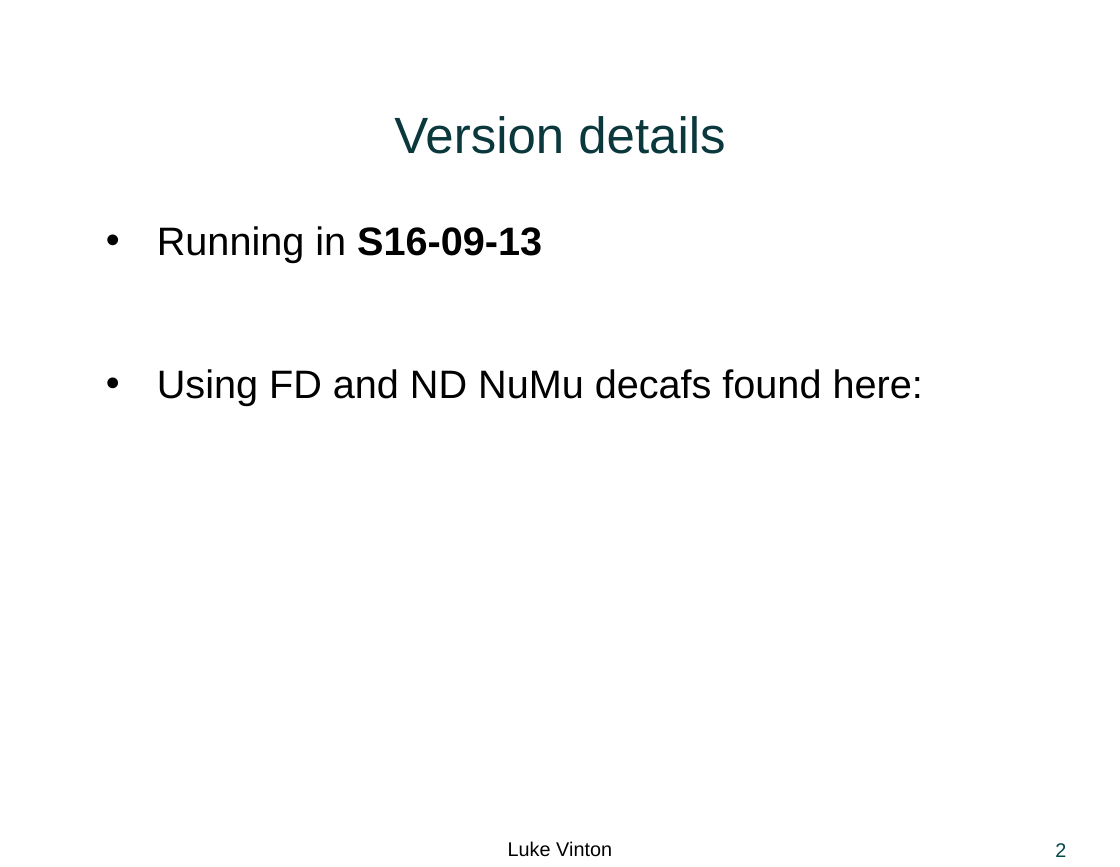
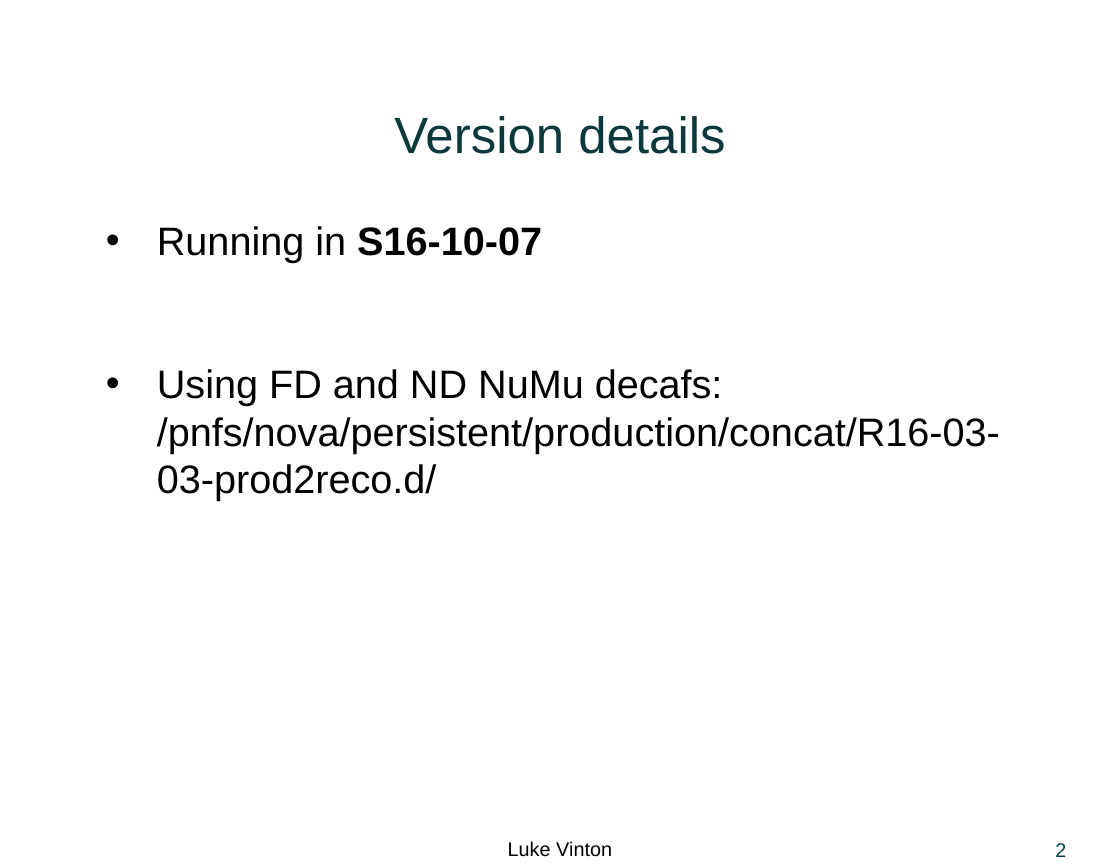
Before and after one commit to LukeJVinton/Thesis-, a slide deck: slide 2 of Presentations/NumuCollabMeeting_resBinning_energyBinShare_CustomBinning.pptx. Drawn at 1120x867 pixels with LibreOffice and Linux fonts; fonts in the diff are those of the drawing; background and template pictures are left out. Boxes give left, top, right and bottom in pixels: in the first picture for what was removed or moved away, otherwise in the second. Text is boxed around its words. In the diff, an @@ line names an element or a change of style, - is before the commit and + after.

```diff
--- a/Presentations/NumuCollabMeeting_resBinning_energyBinShare_CustomBinning.pptx
+++ b/Presentations/NumuCollabMeeting_resBinning_energyBinShare_CustomBinning.pptx
@@ text at box(157, 226, 1000, 501): text changed @@
-• Running in S16-09-13
-• Using FD and ND NuMu decafs found here:
+• Running in S16-10-07
+• Using FD and ND NuMu decafs: /pnfs/nova/persistent/production/concat/R16-03-03-prod2reco.d/
```
Also in this commit, not shown: 4 other slides changed, 17 slides added, 2 slides removed.
